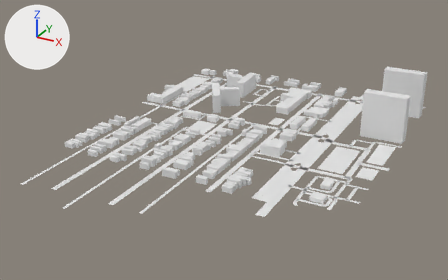
The glTF model app/public/world/tiles/1_10.lod1.glb, before and after one commit.
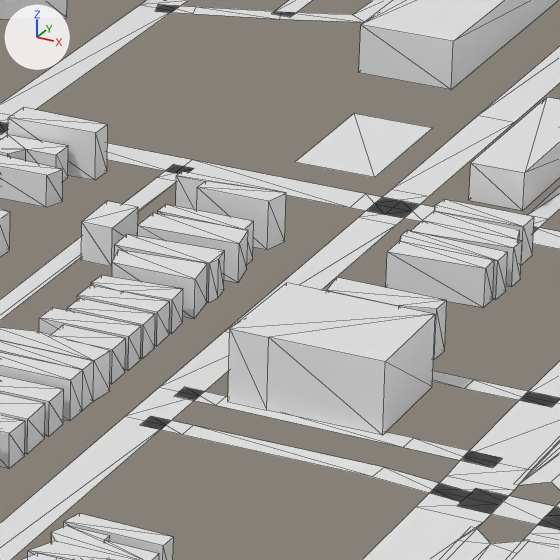
Each version is shown whole from a camera (50 mm lens) standing at (1203.0, -6190.0, 425.0) and looking at (741.0, -5350.0, 5.0), then close up on the part from 52% to 67% of the width and 37% to 62% of the height. Arrows for +X, +Y and +Z are at upper left; the lights stay in place. The first two pictures are the older version. The close-ups show mesh edges as thin lines. Where no turn or scale is listed for an object, it has been applied to the vertices. Vertices at exactly the same position are counted once.

Names of what the first close-up shows: 'buildings', 'ground'.
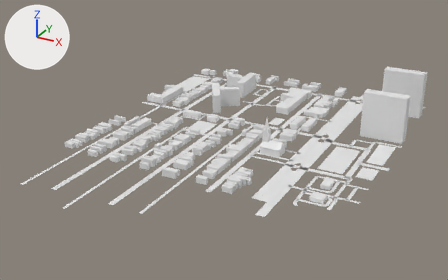
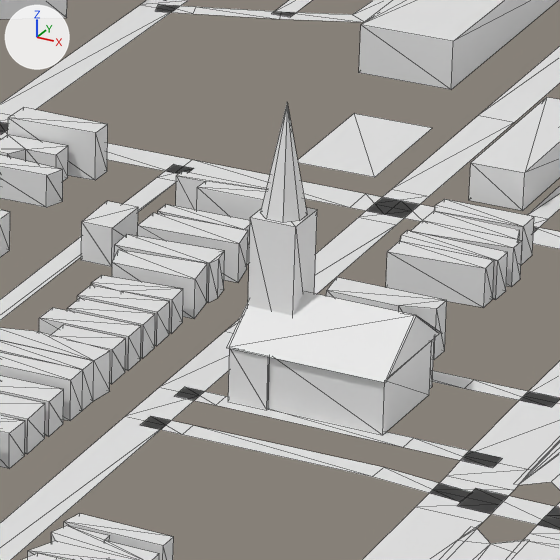
Changed parts and their boxes [x1, y1, x2, y2] in the close-ups (560 x 560 px):
part 1 of me_buildings, reshaped
    before: [228, 283, 435, 435]
    after: [226, 104, 441, 435]

Edits to the bpy script that builds the scene:
```text
Change me_buildings:
    used by ob_buildings; location = (756.4, -5250.3, 41.8)
    remove me_buildings.from_pydata(...)  # 1853 vertices, 2478 faces; spans x -249.0..249.0, y -252.0..252.0, z -42.0..42.0
    add me_buildings.from_pydata(...)  # 1886 vertices, 2511 faces; spans x -249.0..249.0, y -252.0..252.0, z -42.0..42.0
    me_buildings part 1
    5 vertices are removed from x 56.0..89.0, y -109.0..-82.0, z -26.0
    13 faces are deleted
    33 vertices are added at x 55.0..90.0, y -109.0..-82.0, z -42.0..19.0
    5 new vertices lie (0.0, 0.0, 12.0) away from vertices in x 56.0..89.0, y -109.0..-82.0, z -42.0
    46 new faces join them
```
